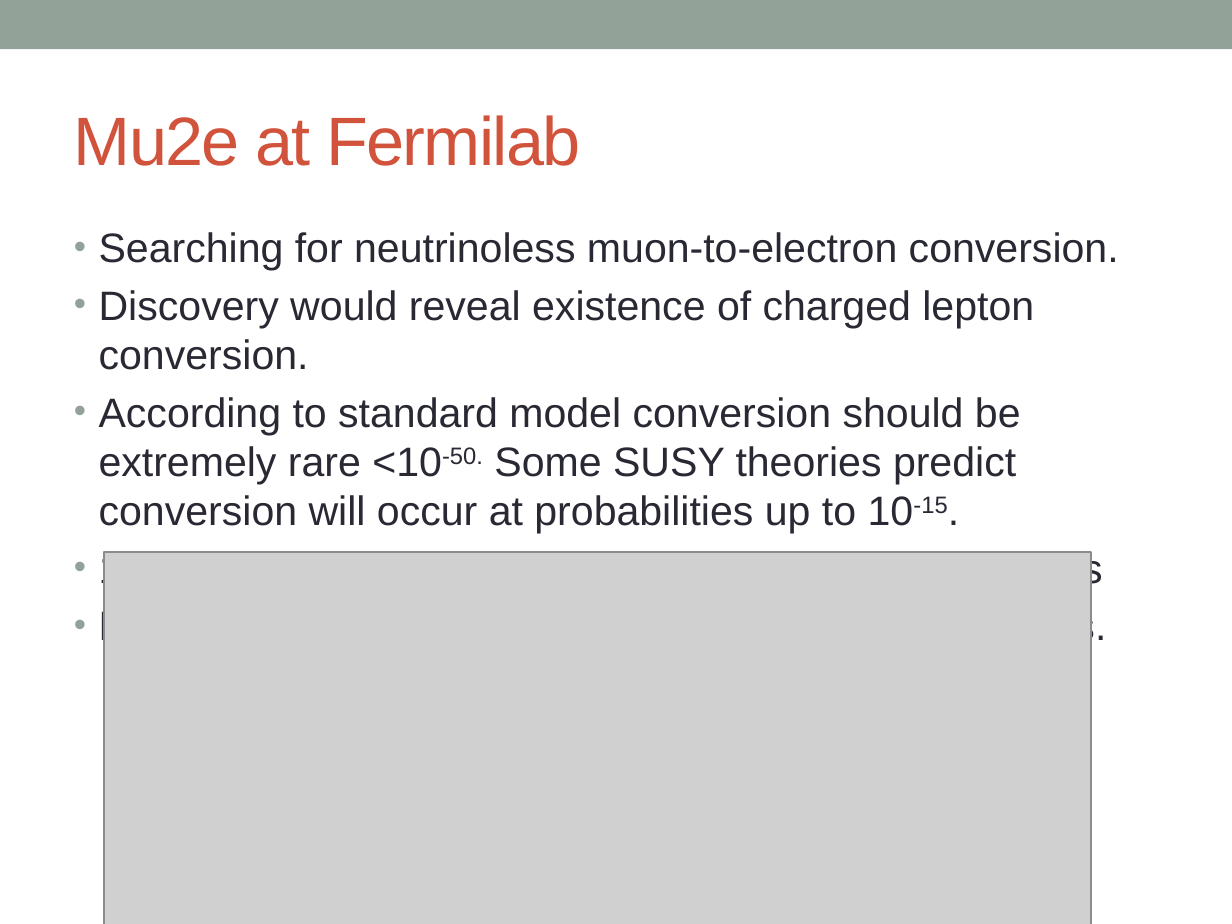
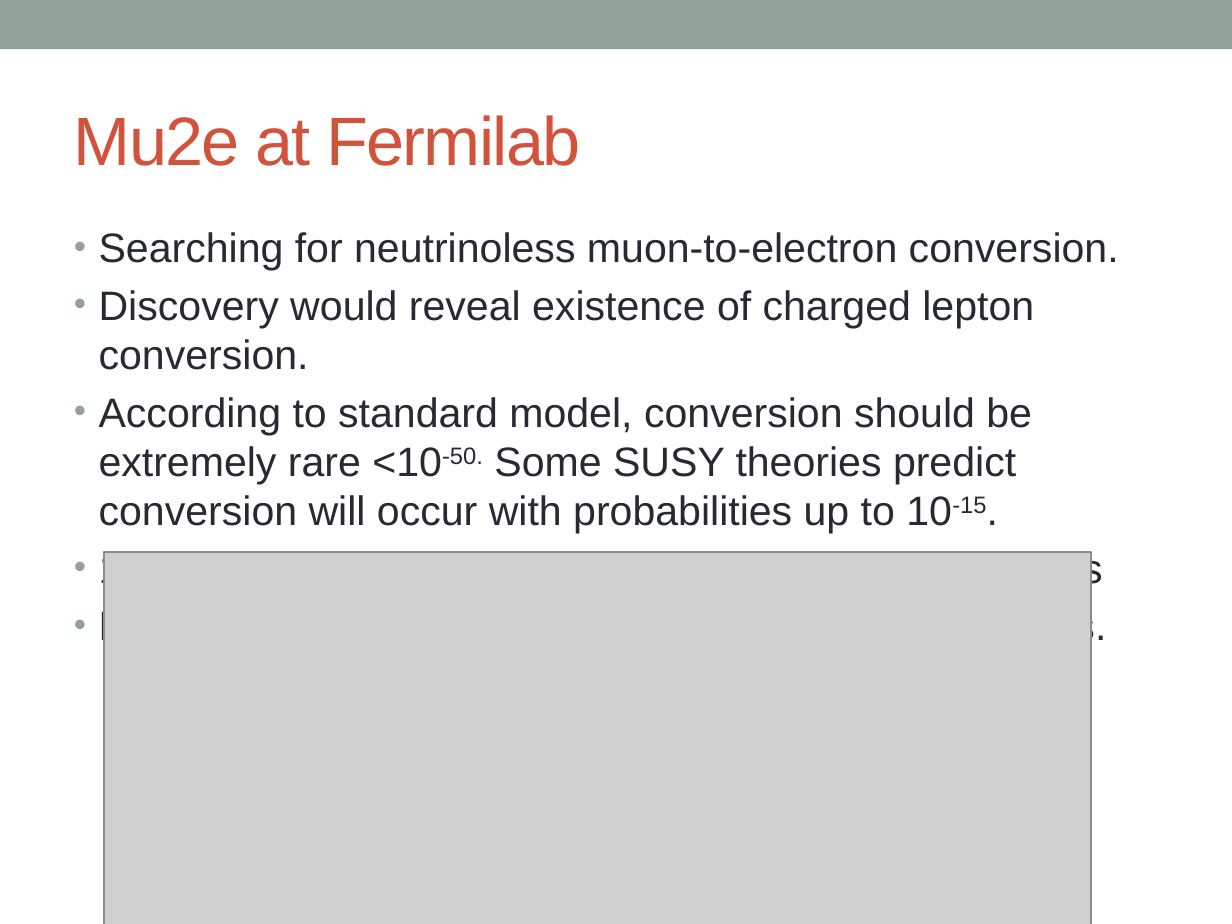
Before and after one commit to sethhirsh/Mu2e, a slide deck: slide 2 of Presentation2.pptx. Drawn at 1232x924 pixels with LibreOffice and Linux fonts; fonts in the diff are those of the drawing; grey boxes stand for pictures. Boxes give left, top, right and bottom in pixels: in the first picture for what was removed or moved away, otherwise in the second. Text is boxed around its words. In the diff, an @@ line names an element or a change of style, - is before the commit and + after.

```diff
--- a/Presentation2.pptx
+++ b/Presentation2.pptx
@@ text at (99, 397, 1032, 533): text changed @@
-• According to standard model conversion should be extremely rare <10-50. Some SUSY theories predict conversion will occur at probabilities up to 10-15.
+• According to standard model, conversion should be extremely rare <10-50. Some SUSY theories predict conversion will occur with probabilities up to 10-15.
```
Also in this commit, not shown: 7 other slides changed, 1 slide added, 21 other files.
